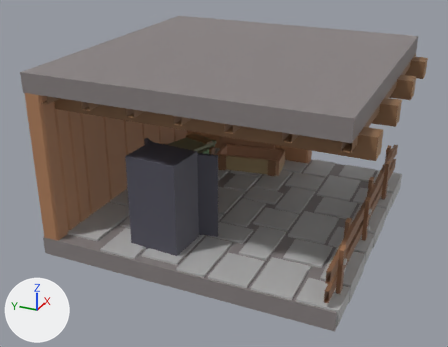
The FBX model Assets/3DModels/Buildings/Storages/WeaponStorage/WeaponStorage_Level_01_StraightRight.fbx, before and after one commit.
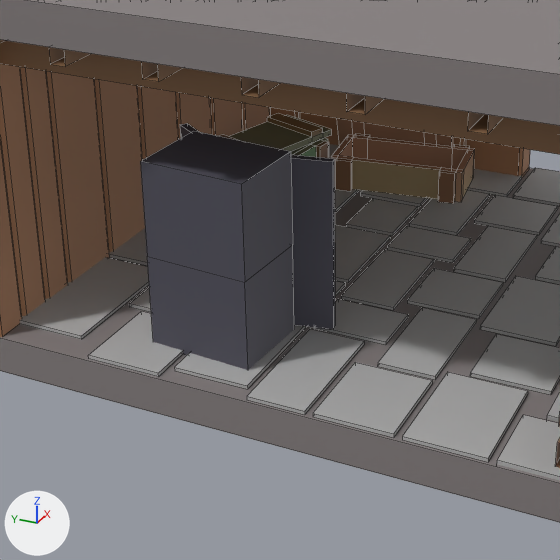
Each version appears first whole from a camera (50 mm lens) standing at (-15.16, -6.32, 8.93) and looking at (-0.61, 0.23, 1.66), and next in a close-up on the part from 13% to 73% of the width and 23% to 100% of the height. Every picture has the same lights, and +X, +Y and +Z are marked at lower left. The first two pictures are the older version. The close-ups show mesh edges as thin lines. Where no turn or scale is listed for an object, it has been applied to the vertices.

In view in the first close-up: 'WeaponStorage_Level_01_StraightRight'.
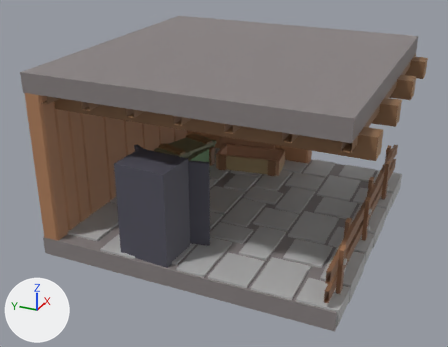
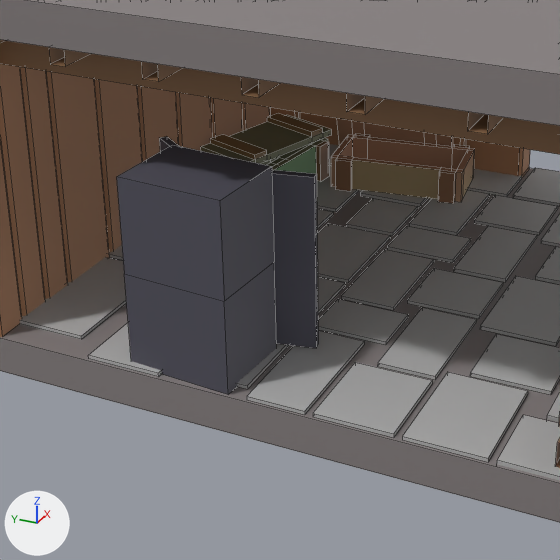
The edits, one by one:
me_cube_010 has 1036 vertices, 738 faces and spans x -4.0..4.0, y -4.4..4.0, z 0.0..5.0.
me_cube_010 is used by ob_weaponstorage_level_01_straightright; location (0.0, 0.0, 0.0).
me_cube_010 part 1: the loose piece of 54 vertices spanning x -3.45..-1.84, y -0.31..1.97, z 0.5..3.0 is moved by (-0.5, 0.0, 0.0).

Where the change shows, as pixel boxes [x1, y1, x2, y2] in the close-ups (560 x 560 px; the box of a moved part takes in the faces that stretch with it):
part 1 of me_cube_010, moved or reshaped: before [140, 123, 335, 370]; after [117, 136, 318, 394]
